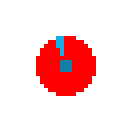
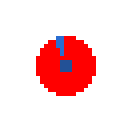
Layer changes from the first 128×128 image to the second:
painted on "Layer 5" over 56, 36, 72, 72
